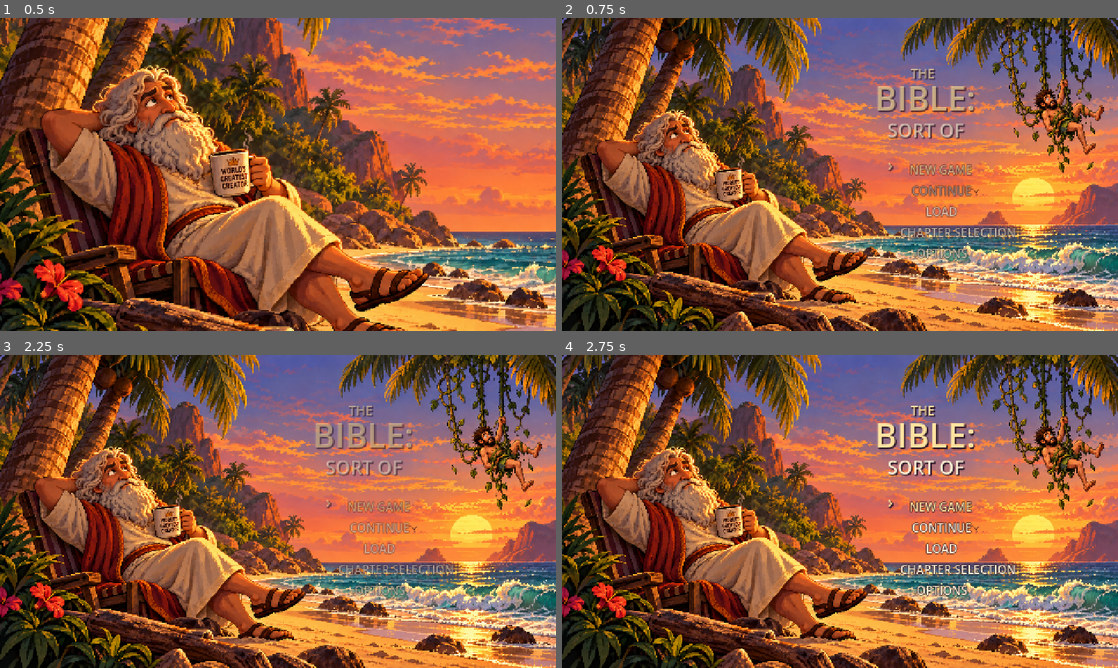
Above: before the commit, frames 1-4 (two rows, left to right).
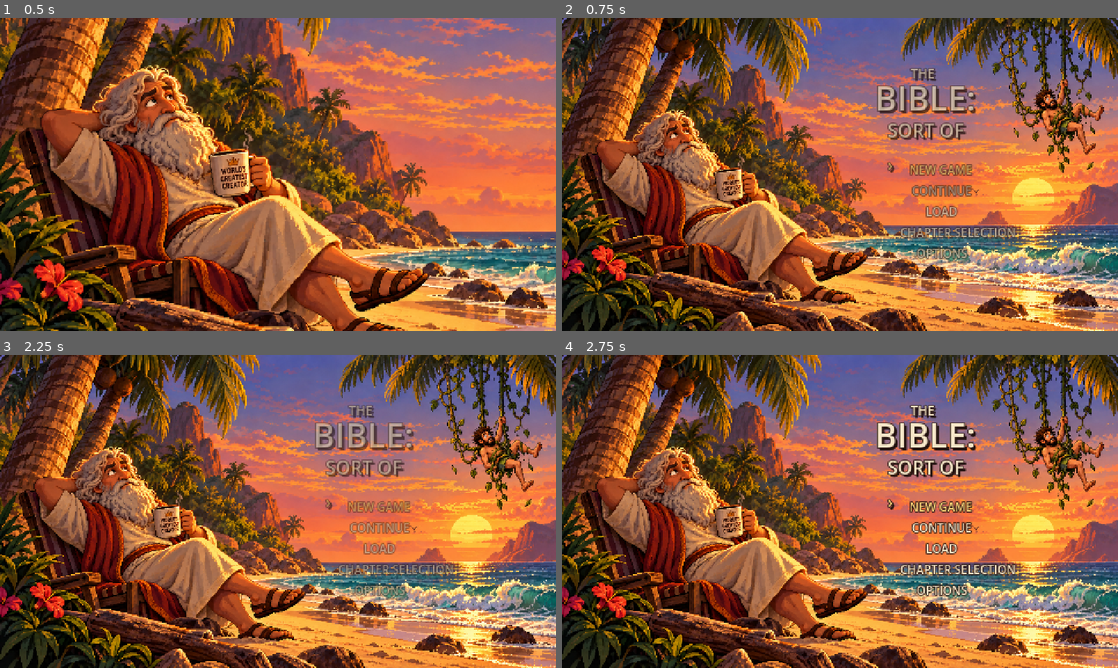
Above: after the commit, the same moments.

Repository: badmrfrosty313/the-bible-sort-of
Game: Godot game, scene res://scenes/title/title_screen.tscn
Same seed, same stepped clock (60 frames per second), same inputs: the game is played once before the commit and once after it.
Inputs (mouse positions are in pixels of both pictures, inside the frame that each line leads up to):
- Up to frame 1 (0.5 s): no input
- Up to frame 2 (0.75 s): tap Enter at 0.5 s; move the mouse to (962, 158) at 0.52 s; click (962, 158) at 0.67 s
- Up to frame 3 (2.25 s): click "SLOT 1 - EMPTY" at 1.25 s; click "RETURN TO TITLE" at 2 s
- Up to frame 4 (2.75 s): no input

Frame 1 is identical in both runs. In frame 2, 1.9% of the frame differs, in the area x 56-82%, y 16-78%; in frame 3, 1.5%; in frame 4, 2.6%.

Commit message:
Unify title and menu typography with cream fill, dark outline and clear shadow

Diff:
--- a/scenes/title/title_screen.gd
+++ b/scenes/title/title_screen.gd
@@ -9,6 +9,14 @@
 const BUBBLE_FILL := Color("#FFF5E1")
 const BUBBLE_EDGE := Color("#654632")
 const BUBBLE_INK := Color("#362719")
+
+# Shared typography for this one screen. Sizing and positions remain unchanged.
+const MENU_TEXT := Color("#F6E7C8")
+const MENU_SELECTED := Color("#FFD77A")
+const MENU_DISABLED := Color("#B9B1A2")
+const MENU_OUTLINE := Color("#2E1B16")
+const MENU_SHADOW := Color("#20110E")
+const MENU_OUTLINE_SIZE := 3
 
 enum Screen { INTRO, MENU, SLOTS, PROLOGUE, OPTIONS }
 
@@ -63,9 +71,9 @@
 	ui.add_child(title_group)
 
 	# No tinted card behind the logo or the menu: let the beach illustration show.
-	_label(title_group, "THE", Rect2(252, 37, 120, 15), 11, GOLD)
-	_label(title_group, "BIBLE:", Rect2(248, 49, 132, 39), 29, GOLD)
-	_label(title_group, "SORT OF", Rect2(254, 85, 120, 22), 16, CREAM)
+	_style_title_label(_label(title_group, "THE", Rect2(252, 37, 120, 15), 11, MENU_TEXT))
+	_style_title_label(_label(title_group, "BIBLE:", Rect2(248, 49, 132, 39), 29, MENU_TEXT))
+	_style_title_label(_label(title_group, "SORT OF", Rect2(254, 85, 120, 22), 16, MENU_TEXT))
 
 	menu_group = Control.new()
 	menu_group.position = Vector2(258, 116)
@@ -81,7 +89,8 @@
 			continue_button = button
 
 	# An unobtrusive gold chevron replaces the old focus rectangle.
-	menu_marker = _label(menu_group, "›", Rect2(-11, 0, 11, 17), 14, GOLD)
+	menu_marker = _label(menu_group, "›", Rect2(-11, 0, 11, 17), 14, MENU_SELECTED)
+	_style_title_label(menu_marker, MENU_SELECTED)
 	menu_marker.visible = false
 	menu_marker.mouse_filter = Control.MOUSE_FILTER_IGNORE
 
@@ -291,20 +300,30 @@
 	dot.add_theme_stylebox_override("panel", style)
 	parent.add_child(dot)
 
+func _style_title_label(label: Label, fill: Color = MENU_TEXT) -> void:
+	# Identical silhouette and shadow across the logo and menu.
+	label.add_theme_color_override("font_color", fill)
+	label.add_theme_color_override("font_outline_color", MENU_OUTLINE)
+	label.add_theme_constant_override("outline_size", MENU_OUTLINE_SIZE)
+	label.add_theme_color_override("font_shadow_color", MENU_SHADOW)
+	label.add_theme_constant_override("shadow_offset_x", 2)
+	label.add_theme_constant_override("shadow_offset_y", 2)
+
 func _menu_button(parent: Control, caption: String, rect: Rect2) -> Button:
 	var button := _button(parent, caption, rect, 10)
 	button.flat = true
 	button.alignment = HORIZONTAL_ALIGNMENT_CENTER
-	button.add_theme_color_override("font_pressed_color", GOLD)
-	button.add_theme_color_override("font_hover_color", GOLD)
-	button.add_theme_color_override("font_focus_color", GOLD)
-	button.add_theme_color_override("font_color", CREAM)
-	button.add_theme_color_override("font_disabled_color", Color("#A8A098"))
-	# Readable over the orange sunset and breaking waves, with no backing panel.
-	button.add_theme_color_override("font_outline_color", Color("#281623"))
-	button.add_theme_constant_override("outline_size", 2)
-	# Explicit transparent styles remove ALL default button and keyboard-focus
-	# rectangles while retaining clickable / keyboard-accessible hit targets.
+	button.add_theme_color_override("font_pressed_color", MENU_SELECTED)
+	button.add_theme_color_override("font_hover_color", MENU_SELECTED)
+	button.add_theme_color_override("font_focus_color", MENU_SELECTED)
+	button.add_theme_color_override("font_color", MENU_TEXT)
+	button.add_theme_color_override("font_disabled_color", MENU_DISABLED)
+	# Same outline and shadow as the title, no backing panels.
+	button.add_theme_color_override("font_outline_color", MENU_OUTLINE)
+	button.add_theme_constant_override("outline_size", MENU_OUTLINE_SIZE)
+	button.add_theme_color_override("font_shadow_color", MENU_SHADOW)
+	button.add_theme_constant_override("shadow_offset_x", 2)
+	button.add_theme_constant_override("shadow_offset_y", 2)
 	for state in ["normal", "hover", "pressed", "focus", "disabled"]:
 		var style := StyleBoxEmpty.new()
 		button.add_theme_stylebox_override(state, style)
@@ -318,7 +337,7 @@
 	menu_marker.visible = true
 	for child in menu_group.get_children():
 		if child is Button and not child.disabled:
-			child.add_theme_color_override("font_color", GOLD if child == button else CREAM)
+			child.add_theme_color_override("font_color", MENU_SELECTED if child == button else MENU_TEXT)
 
 func _panel(parent: Control, rect: Rect2, color: Color) -> Panel:
 	var panel := Panel.new()
